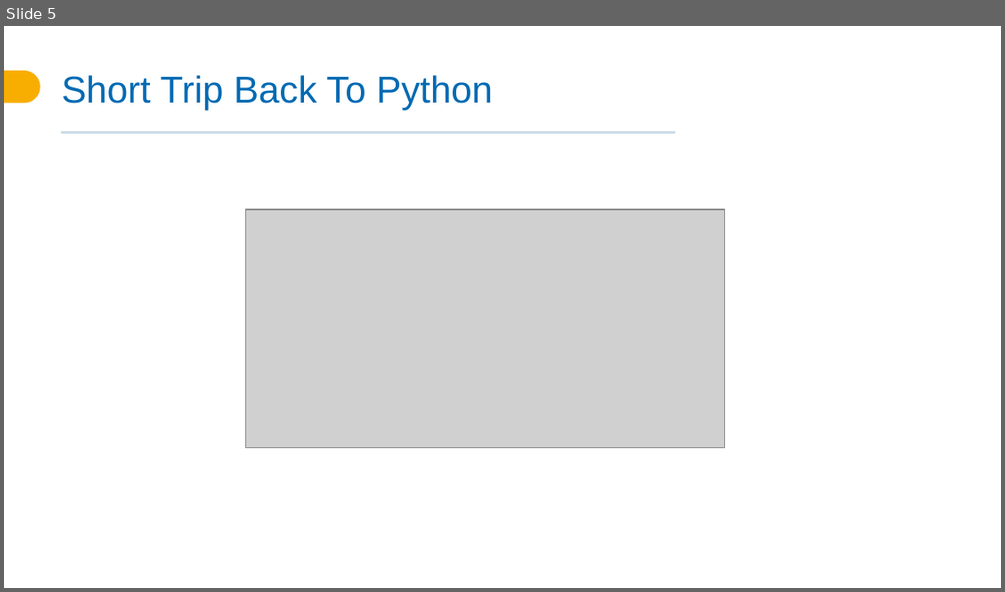
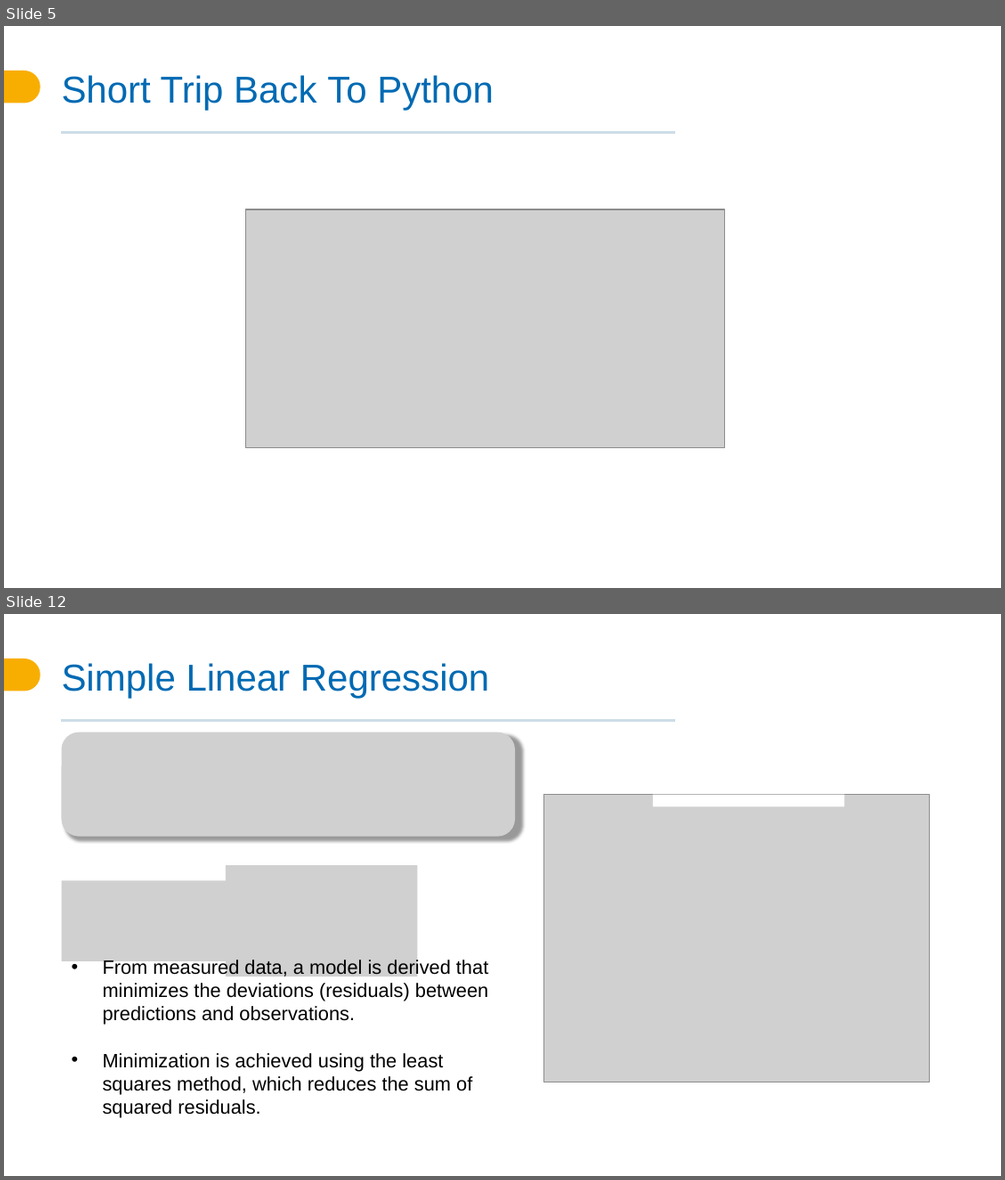
Before and after one commit to dietrichlab-cs/Programming_Intro, a slide deck: python/05_statistics_with_python/funWithStats.pptx. Shown one above the other, each under a label of ours: slide 5 before the commit, slides 5 and 12 after it; the slides between them are not shown. The pictures are 1005x592 and 1005x1180 pixels, drawn with LibreOffice and Linux fonts; fonts in the diff are those of the drawing; grey boxes stand for pictures; background and template pictures are left out. Boxes give left, top, right and bottom in pixels: in the first picture for what was removed or moved away, otherwise in the second. Text is boxed around its words. In the diff, an @@ line names an element or a change of style, - is before the commit and + after.

```diff
--- a/python/05_statistics_with_python/funWithStats.pptx
+++ b/python/05_statistics_with_python/funWithStats.pptx
@@ slide 12 added at [4,614,1001,1176], background #FFFFFF; not listed: 2 template elements that a slide beside it also shows @@
@@ title added at [62,663,489,699], 27 pt, text #006AB3 @@
+Simple Linear Regression
@@ picture added at [62,731,516,836] @@
@@ picture added at [544,795,929,1081] @@
@@ rectangle added at [653,795,844,806], fill #FFFFFF @@
@@ picture added at [62,880,235,961] @@
@@ picture added at [226,865,417,976] @@
@@ text added at [103,958,488,1118], 14 pt, text #000000 @@
+• From measured data, a model is derived that minimizes the deviations (residuals) between predictions and observations.
+• Minimization is achieved using the least squares method, which reduces the sum of squared residuals.
@@ page number added at [8,1156,45,1172], 9 pt, text #FFFFFF, bold @@
+12
```
Also in this commit, not shown: 5 slides changed, 3 other slides added, 5 other files.
